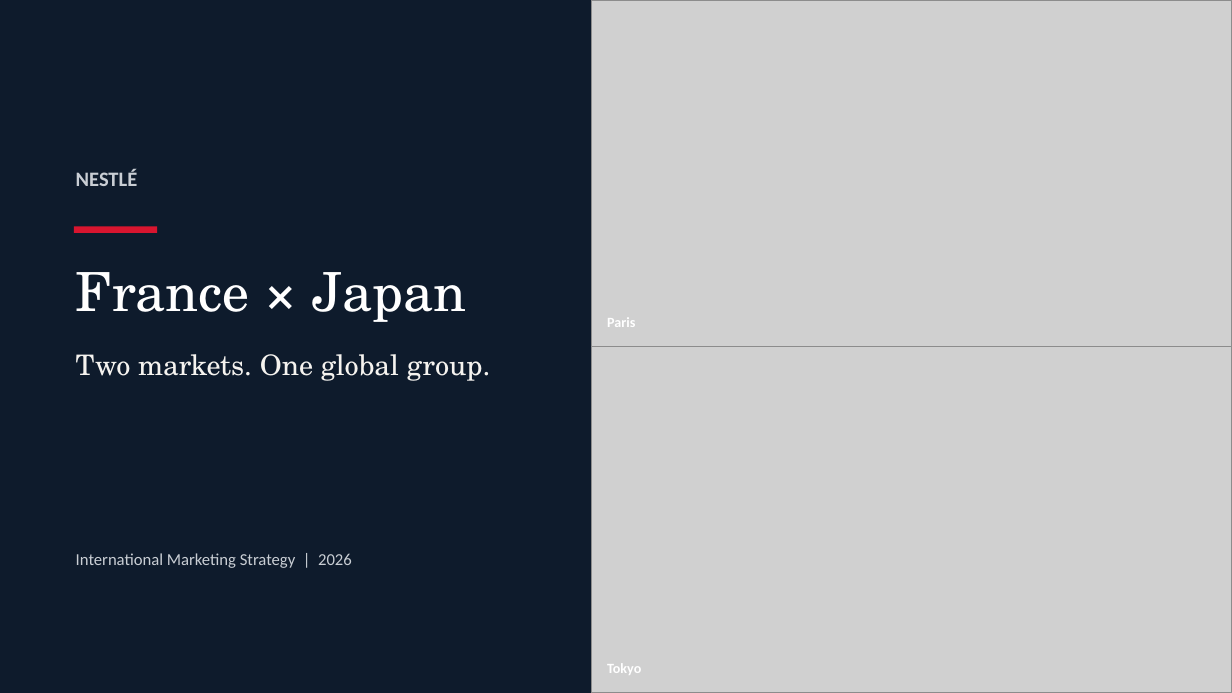
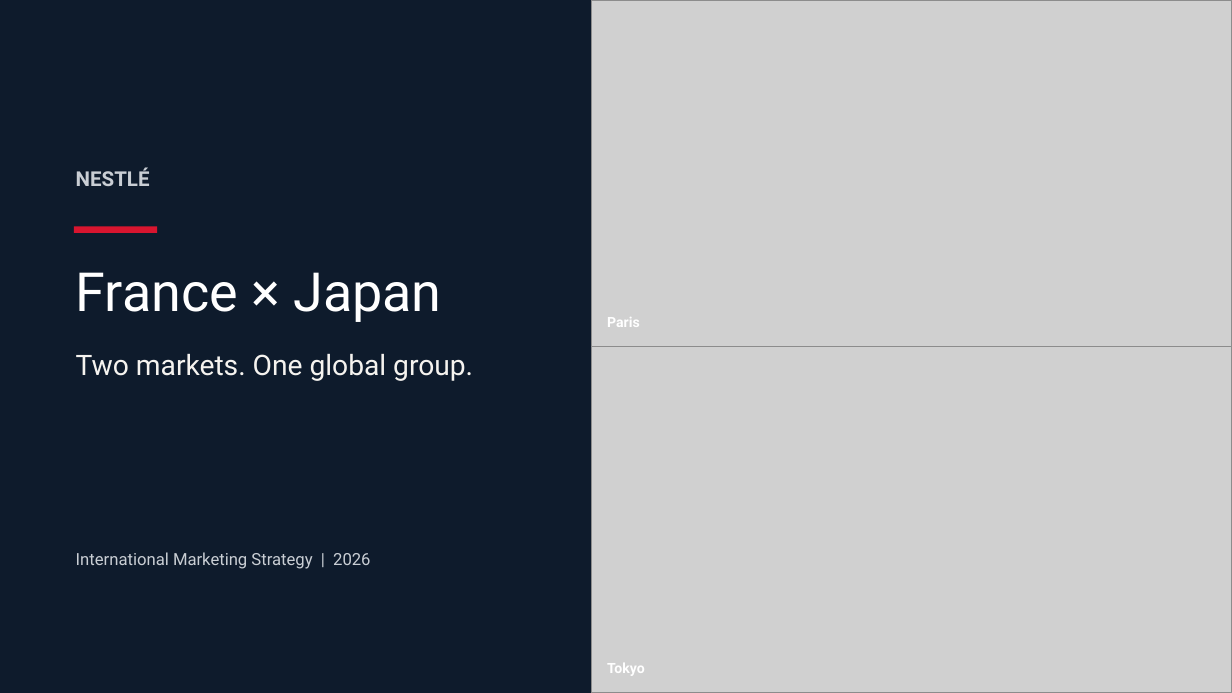
Before and after one commit to frhnshishir-dotcom/portfolio, a slide deck: slide 1 of projects/nestle-france-japan/NESTLE-FRANCE-JAPAN_simple.pptx. Drawn at 1232x693 pixels with LibreOffice and Linux fonts; fonts in the diff are those of the drawing; grey boxes stand for pictures. Boxes give left, top, right and bottom in pixels: in the first picture for what was removed or moved away, otherwise in the second. Text is boxed around its words. In the diff, an @@ line names an element or a change of style, - is before the commit and + after.

```diff
--- a/projects/nestle-france-japan/NESTLE-FRANCE-JAPAN_simple.pptx
+++ b/projects/nestle-france-japan/NESTLE-FRANCE-JAPAN_simple.pptx
@@ text "France × Japan" at (x1=76, y1=272, x2=441, y2=322): font TeX Gyre Schola to Roboto @@
@@ text "Two markets. One global group." at (x1=76, y1=354, x2=473, y2=381): font TeX Gyre Schola to Roboto @@
@@ font Calibri to Roboto in 4 elements at (x1=76, y1=167, x2=150, y2=186), (x1=76, y1=552, x2=370, y2=569), (x1=607, y1=317, x2=640, y2=327), (x1=607, y1=663, x2=645, y2=676) @@
```
Also in this commit, not shown: 12 other slides changed, 14 other files.
